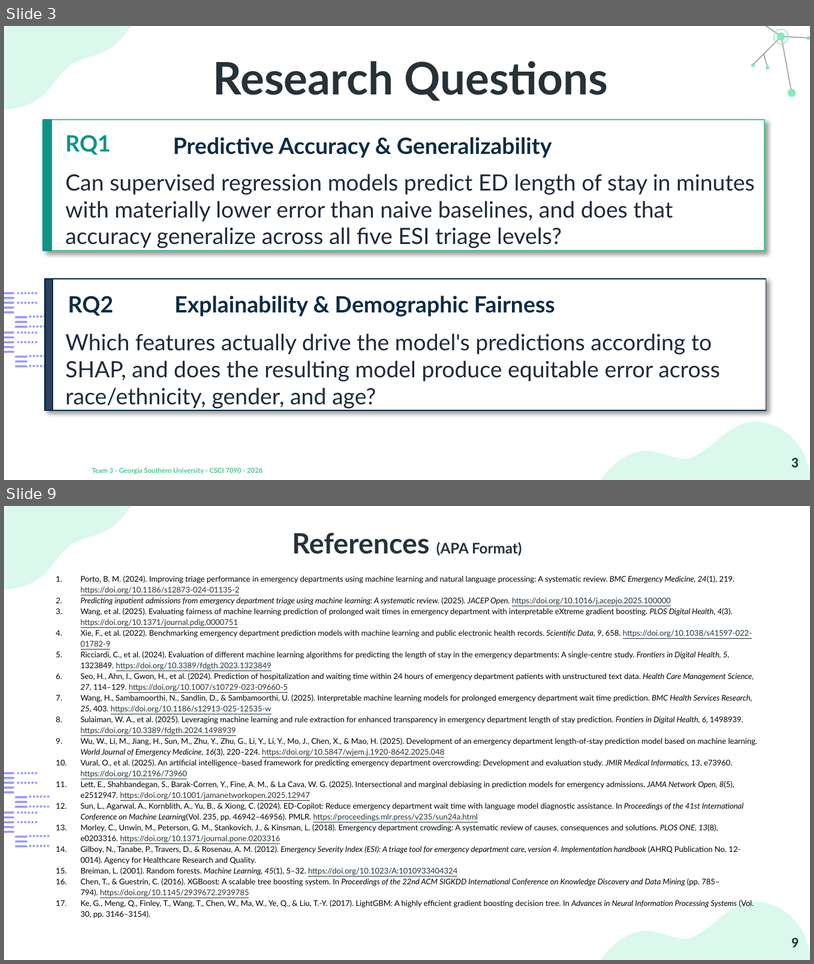
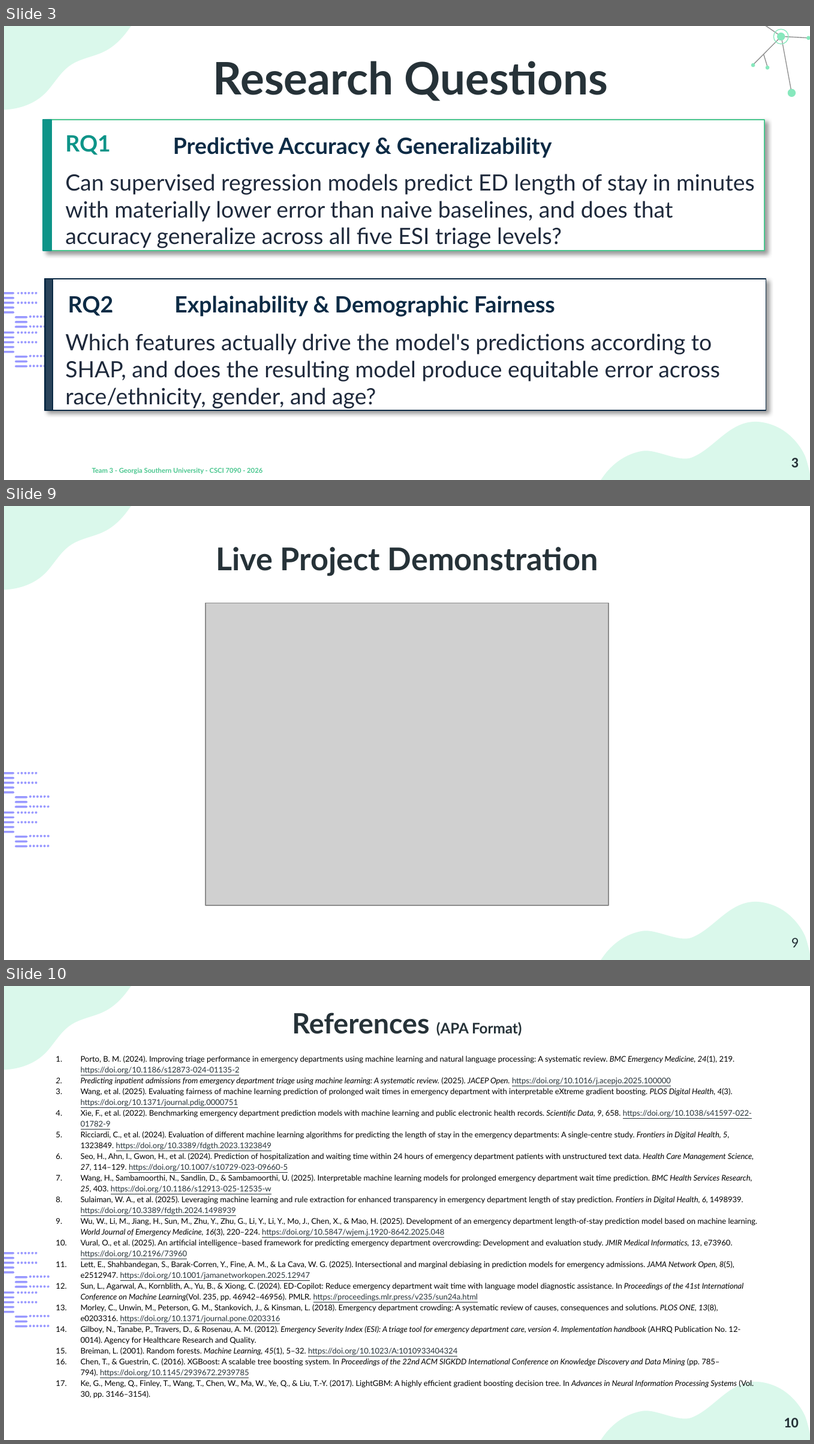
Before and after one commit to Yasmin-maker1/Emergency-Department-Wait-Time-Prediction-Using-Machine-Learning, a slide deck: Team3_Final_Presentation.pptx. Shown one above the other, each under a label of ours: slides 3 and 9 before the commit, slides 3, 9 and 10 after it; the slides between them are not shown. The pictures are 814x964 and 814x1444 pixels, drawn with LibreOffice and Linux fonts; fonts in the diff are those of the drawing; grey boxes stand for pictures; background and template pictures are left out. Boxes give left, top, right and bottom in pixels: in the first picture for what was removed or moved away, otherwise in the second. Text is boxed around its words. In the diff, an @@ line names an element or a change of style, - is before the commit and + after.

```diff
--- a/Team3_Final_Presentation.pptx
+++ b/Team3_Final_Presentation.pptx
@@ slide 9 added at [4,506,810,960], background #FFFFFF; not listed: 4 template elements that a slide beside it also shows @@
@@ title added at [216,547,599,576], 28 pt, text #263238, bold @@
+Live Project Demonstration
@@ picture added at [206,603,609,905] @@
@@ page number added at [792,937,799,947], 13 pt, text #263238 @@
+9
@@ what was slide 9 is now slide 10 @@
@@ page number at [784,1417,799,1427]: text changed @@
-9
+10
```
Also in this commit, not shown: 7 slides changed.
